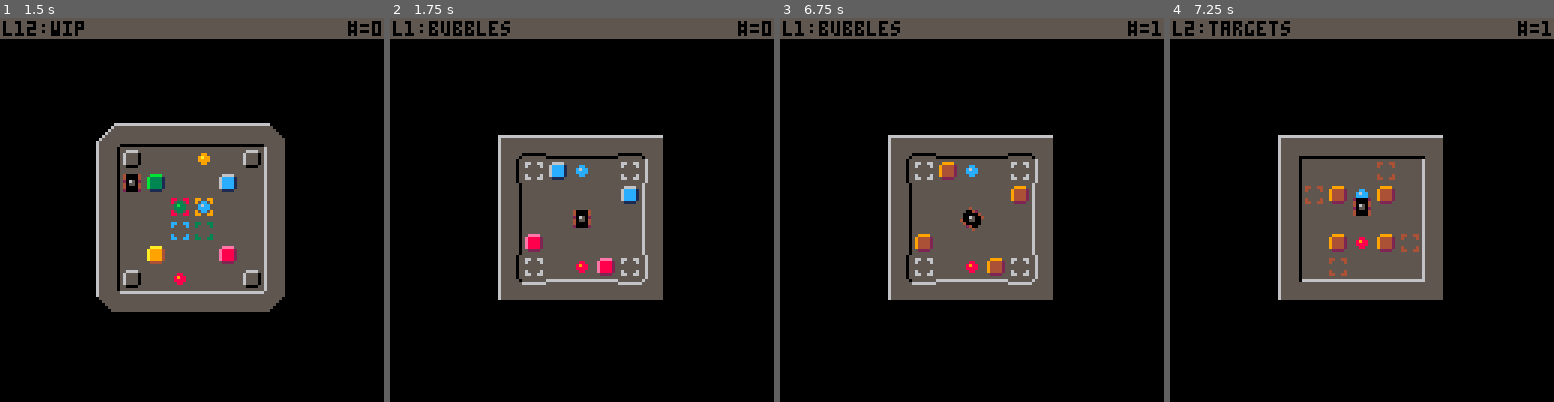
Above: before the commit, frames 1-4 (left to right).
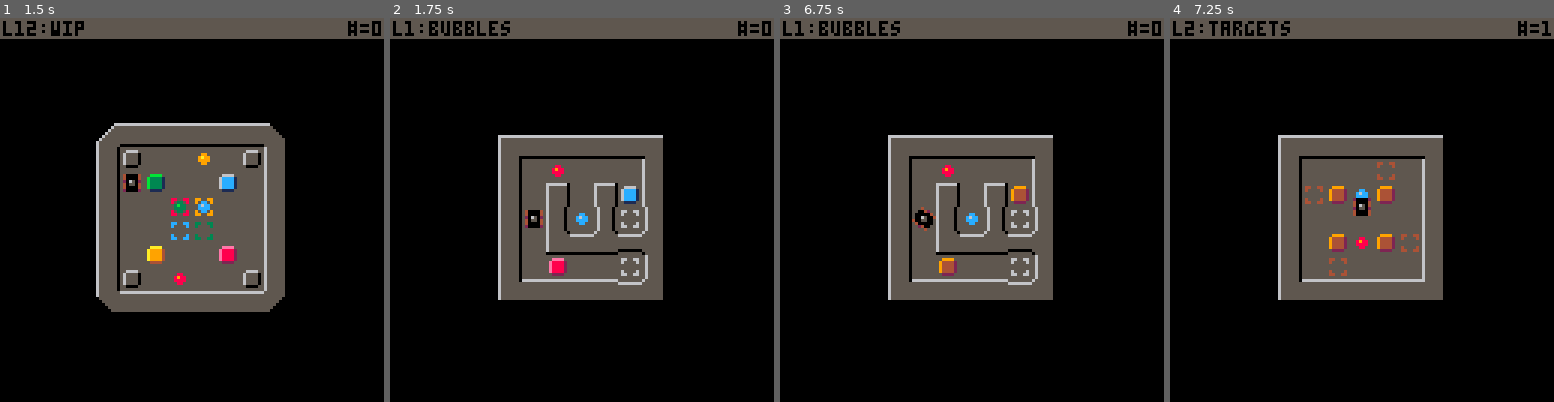
Above: after the commit, the same moments.

Repository: erwinbonsma/SokoBubbleP8
Game: PICO-8 cartridge sokobubble.p8
Two runs of this game, one before a commit and one after it. Both use one fixed random seed, a clock stepped at 60 frames per second and the inputs below.
Inputs:
- Up to frame 1 (1.5 s): tap X (X key) at 0.33, 1.07 s; tap O (Z key) at 0.7 s
- Up to frame 2 (1.75 s): hold Right from 1.6 s (still down); tap O (Z key) at 1.7 s
- Up to frame 3 (6.75 s): tap X (X key) every 1.12 s from 1.85 to 6.32 s; release Right at 2.1 s; tap O (Z key) every 0.4 s from 2.1 to 6.5 s; hold Up 2.15-2.42 s; hold Right 2.47-3.03 s; hold Left 3.08-3.58 s; hold Down 3.63-3.97 s; hold Right 4.02-4.68 s; hold Up 4.73-5.03 s; hold Left 5.08-5.68 s; hold Down 5.73-6.03 s; hold Right 6.08-6.58 s; hold Right from 6.63 s (still down)
- Up to frame 4 (7.25 s): tap O (Z key) at 6.9 s; release Right at 7.13 s; hold Up from 7.18 s (still down)

Frame 1 is identical in both runs. In frame 2, 3.2% of the frame differs, in the area x 32-68%, y 35-70%; in frame 3, 3.2%, in the area x 32-100%, y 0-70%; in frame 4, nothing differs.

Commit message:
Tweak initial level

Diff:
--- a/sokobubble.p8
+++ b/sokobubble.p8
@@ -1030,22 +1030,22 @@
 041111400211112004111140011111200111114000000000f65555555555555fffff5555555fffff55555550ffffffffffffffff000000000000000000000000
 021111200411114004111140001114000011420000000000655555555555555ffffff55555ffffff5555555fffffffffffffffff000000000000000000000000
 000000000000000000000000000040000004000000000000655555555555555fffffffffffffffff5555555fffffffffffffffff000000000000000000000000
-000000000000000000000000000400000000400000000000655555f0000000000655555f66666666000000000000000000000000000000000000000000000000
-044244200424424002442440001142000011140000666600655555f0666666660655555f55555555000000000000000000000000000000000000000000999900
-0111111001111110011111100111114001111120065555f0655555f0555555550655555f55555555000000000000000000000000000000000000000009444420
-0116511001165110011651100116511441165140065555f0655555f0555555550655555f55555555000000000000000000000000000000000000000009444420
-0115511001155110011551104115511004155114065555f0655555f0555555550655555f55555555000000000000000000000000000000000000000009444420
-0111111001111110011111100411111002111110065555f0655555f0555555550655555f55555555000000000000000000000000000000000000000009444420
-044244200424424002442440002411000041110000ffff00655555f0555555550655555fffffffff000000000000000000000000000000000000000000222200
-000000000000000000000000000040000004000000000000655555f0ffffffff0655555f00000000000000000000000000000000000000000000000000000000
-6666666f666666666666666f6555555f6555555f6555555f666666666666666f6666666f6555555f66666666666666666555555f6555555f6555555f00000000
-6555555f655555555555555f655555555555555f6555555f555555556555555f5555555f6555555f65555555555555555555555f555555556555555500000000
-6555555f655555555555555f655555555555555f6555555f555555556555555f5555555f6555555f65555555555555555555555f555555556555555500000000
-6555555f655555555555555f655555555555555f6555555f555555556555555f5555555f6555555f65555555555555555555555f555555556555555500000000
-6555555f655555555555555f655555555555555f6555555f555555556555555f5555555f6555555f65555555555555555555555f555555556555555500000000
-6555555f655555555555555f655555555555555f6555555f555555556555555f5555555f6555555f65555555555555555555555f555555556555555500000000
-6555555f655555555555555f655555555555555f6555555f555555556555555f5555555f6555555f65555555555555555555555f555555556555555500000000
-ffffffff6555555ff555555fffffffffffffffff6555555fffffffff6555555ffffffffffffffffffffffffff555555ff555555fffffffff6555555f00000000
+000000000000000000000000000400000000400000000000655555f0000000000655555f6666666600000000065555f000000000000000000000000000000000
+044244200424424002442440001142000011140000666600655555f0666666660655555f5555555566666666065555f000000000000000000000000000999900
+0111111001111110011111100111114001111120065555f0655555f0555555550655555f5555555555555555065555f000000000000000000000000009444420
+0116511001165110011651100116511441165140065555f0655555f0555555550655555f5555555555555555065555f000000000000000000000000009444420
+0115511001155110011551104115511004155114065555f0655555f0555555550655555f5555555555555555065555f000000000000000000000000009444420
+0111111001111110011111100411111002111110065555f0655555f0555555550655555f5555555555555555065555f000000000000000000000000009444420
+044244200424424002442440002411000041110000ffff00655555f0555555550655555fffffffffffffffff065555f000000000000000000000000000222200
+000000000000000000000000000040000004000000000000655555f0ffffffff0655555f0000000000000000065555f000000000000000000000000000000000
+6666666f666666666666666f6555555f6555555f6555555f666666666666666f6666666f6555555f66666666666666666555555f6555555f6555555f55555555
+6555555f655555555555555f655555555555555f6555555f555555556555555f5555555f6555555f65555555555555555555555f555555556555555555555555
+6555555f655555555555555f655555555555555f6555555f555555556555555f5555555f6555555f65555555555555555555555f555555556555555555555555
+6555555f655555555555555f655555555555555f6555555f555555556555555f5555555f6555555f65555555555555555555555f555555556555555555555555
+6555555f655555555555555f655555555555555f6555555f555555556555555f5555555f6555555f65555555555555555555555f555555556555555555555555
+6555555f655555555555555f655555555555555f6555555f555555556555555f5555555f6555555f65555555555555555555555f555555556555555555555555
+6555555f655555555555555f655555555555555f6555555f555555556555555f5555555f6555555f65555555555555555555555f555555556555555555555555
+ffffffff6555555ff555555fffffffffffffffff6555555fffffffff6555555ffffffffffffffffffffffffff555555ff555555fffffffff6555555f55555555
 000000000000000000000000000000000000000000000000000000000000000000000000000000000000000000000000000000000000000099900999ffffffff
 00aaaa0009999990099999900999999009999990099009900000000004400440066006600990099008800880033003300cc00cc00660066099900999ffaaaaff
 0a99994009000090090000900900009009000090090000900009900004099040060990600909909008099080030990300c0990c00600006099000099fa99994f
@@ -1271,7 +1271,7 @@
 
 
 __gff__
-0000000000000000000000000000000001010100000002020202020203000000010101000002020202020000000000020202020202020202020202020202020004141414140810181818181818080806041414141408101818181818180808090414141414081018181818181808080004141414140810181818181818080802
+0000000000000000000000000000000001010100000002020202020203000000010101000002020202020202000000020202020202020202020202020202020204141414140810181818181818080806041414141408101818181818180808090414141414081018181818181808080004141414140810181818181818080802
 0000000000000000000000000000000000000000000000000000000000000000000000000000000000000000000000000000000000000000000000000000000004040404040400000000000000000000000400000400001000000000000000000000000000000010000000000000000000000000000000100000000000000000
 __map__
 313636363636363231363636363636323136363636363632163636363636361716363636363636171b3136363636321b0000000000000000000000000000000000000000000000000000000000000000000000000000000000000000000000000000000000000000000000000000000000000000000000000000000000000000
@@ -1282,13 +1282,13 @@
 350000540075553535000000700000353500000000000035350000404000003535004000005000351b354000005000350000000000000000000000000000000000000000000000000000000000000000000000000000000000000000000000000000000000000000000000000000000000000000000000000000000000000000
 3556002f0055753535450025000075353500000000000035356600757500763535250056000025351b350000560031340000000000000000000000000000000000000000000000000000000000000000000000000000000000000000000000000000000000000000000000000000000000000000000000000000000000000000
 333636363636363433363636363636343336363636363634183636363636361918363636363636191b3336363636341b0000000000000000000000000000000000000000000000000000000000000000000000000000000000000000000000000000000000000000000000000000000000000000000000000000000000000000
-31293636362932313636363636323136363636363231363636363636323a3b38373731383136363636363632000000000000000000000000000000000000000000000000000000000000000000000000000000000000000000000000000000000000000000000000000000000000000000000000000000000000000000000000
-264d7076004d28350000005500353510000000003535100000000000351b355f3e3c3e383510000000000035000000000000000000000000000000000000000000000000000000000000000000000000000000000000000000000000000000000000000000000000000000000000000000000000000000000000000000000000
-35000000007035355570767000353500600040003535000000000000351b3900393933383500705a5c500035000000000000000000000000000000000000000000000000000000000000000000000000000000000000000000000000000000000000000000000000000000000000000000000000000000000000000000000000
-3500001000003535000010000035350050660056353575507656705535313831173117373500707a7c500035000000000000000000000000000000000000000000000000000000000000000000000000000000000000000000000000000000000000000000000000000000000000000000000000000000000000000000000000
-3550000000003535005056507535350070004d4d2835755076567055353e3835353535393500000000000035000000000000000000000000000000000000000000000000000000000000000000000000000000000000000000000000000000000000000000000000000000000000000000000000000000000000000000000000
-264d0056504d2835007500000035350000764d482835000000000000353338393933194f1832000000003119000000000000000000000000000000000000000000000000000000000000000000000000000000000000000000000000000000000000000000000000000000000000000000000000000000000000000000000000
-3327363636273433363636363634333636362727343336363636363634000000000000001b3336363636341b000000000000000000000000000000000000000000000000000000000000000000000000000000000000000000000000000000000000000000000000000000000000000000000000000000000000000000000000
+31363636363632313636363636323136363636363231363636363636323a3b38373731383136363636363632000000000000000000000000000000000000000000000000000000000000000000000000000000000000000000000000000000000000000000000000000000000000000000000000000000000000000000000000
+35005600000035350000005500353510000000003535100000000000351b355f3e3c3e383510000000000035000000000000000000000000000000000000000000000000000000000000000000000000000000000000000000000000000000000000000000000000000000000000000000000000000000000000000000000000
+35003700377035355570767000353500600040003535000000000000351b3900393933383500705a5c500035000000000000000000000000000000000000000000000000000000000000000000000000000000000000000000000000000000000000000000000000000000000000000000000000000000000000000000000000
+351026762b4d2835000010000035350050660056353575507656705535313831173117373500707a7c500035000000000000000000000000000000000000000000000000000000000000000000000000000000000000000000000000000000000000000000000000000000000000000000000000000000000000000000000000
+350033273d2a3c35005056507535350070004d4d2835755076567055353e3835353535393500000000000035000000000000000000000000000000000000000000000000000000000000000000000000000000000000000000000000000000000000000000000000000000000000000000000000000000000000000000000000
+35005000004d2835007500000035350000764d482835000000000000353338393933194f1832000000003119000000000000000000000000000000000000000000000000000000000000000000000000000000000000000000000000000000000000000000000000000000000000000000000000000000000000000000000000
+3336363636273433363636363634333636362727343336363636363634000000000000001b3336363636341b000000000000000000000000000000000000000000000000000000000000000000000000000000000000000000000000000000000000000000000000000000000000000000000000000000000000000000000000
 3138313237373132000000000000000000000000000000000000000000000000000000000000000000000000000000000000000000000000000000000000000000000000000000000000000000000000000000000000000000000000000000000000000000000000000000000000000000000000000000000000000000000000
 333235353e1a3535000000000000000000000000000000000000000000000000000000000000000000000000000000000000000000000000000000000000000000000000000000000000000000000000000000000000000000000000000000000000000000000000000000000000000000000000000000000000000000000000
 3a34333439393334000000000000000000000000000000000000000000000000000000000000000000000000000000000000000000000000000000000000000000000000000000000000000000000000000000000000000000000000000000000000000000000000000000000000000000000000000000000000000000000000
